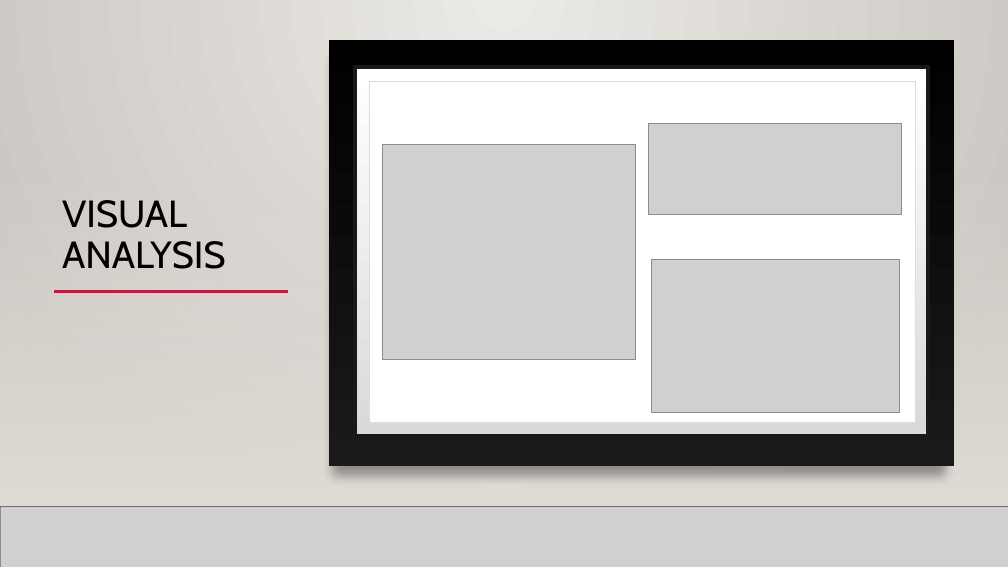
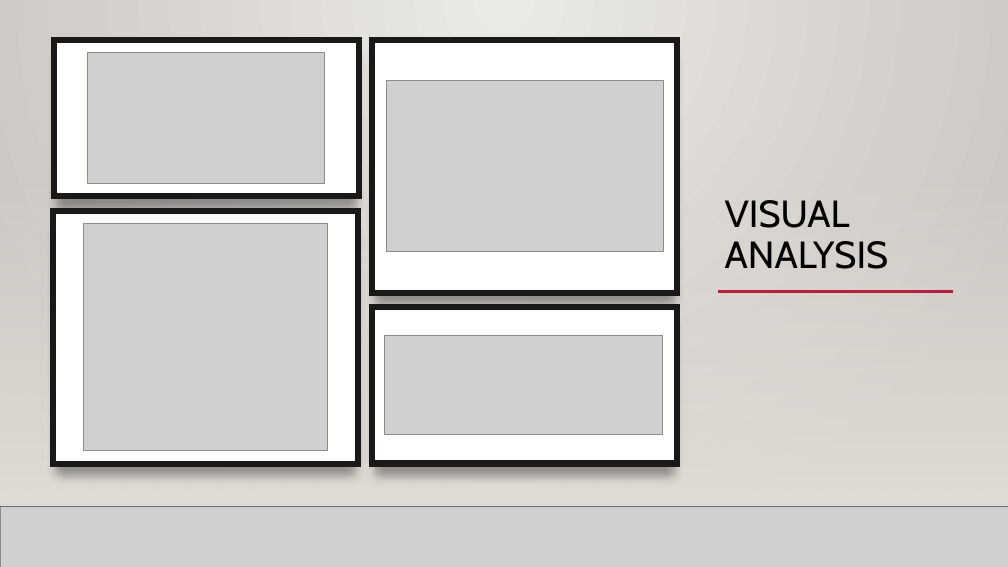
Before and after one commit to Vimal2308/NLP-Capstone-Project, a slide deck: slide 7 of Automatic Ticket Assignment-Final Report.pptx. Drawn at 1008x567 pixels with LibreOffice and Linux fonts; fonts in the diff are those of the drawing; grey boxes stand for pictures; background and template pictures are left out. Boxes give left, top, right and bottom in pixels: in the first picture for what was removed or moved away, otherwise in the second. Text is boxed around its words. In the diff, an @@ line names an element or a change of style, - is before the commit and + after.

```diff
--- a/Automatic Ticket Assignment-Final Report.pptx
+++ b/Automatic Ticket Assignment-Final Report.pptx
@@ rectangle added at <box>54,39,359,197</box>, fill gradient #000001 to #191919 @@
@@ rectangle added at <box>54,40,359,197</box>, fill #FFFFFE, outline #191919 6 pt @@
@@ picture added at <box>87,53,324,184</box> @@
@@ rectangle: place and size @@
-rectangle at <box>329,40,954,466</box>
+rectangle at <box>372,39,678,293</box>
@@ rectangle at <box>372,39,678,293</box>: shadow changed @@
@@ rectangle added at <box>372,40,678,293</box>, fill #FFFFFE, outline #191919 6 pt @@
@@ rectangle removed at <box>355,67,928,436</box> @@
@@ rectangle removed at <box>370,81,916,423</box> @@
@@ picture: place and size @@
-picture at <box>652,259,900,411</box>
+picture at <box>386,80,664,252</box>
@@ picture removed at <box>383,144,636,359</box> @@
@@ title "VISUAL ANALYSIS": place and size @@
-title "VISUAL ANALYSIS" at <box>62,200,226,269</box>
+title "VISUAL ANALYSIS" at <box>725,200,889,269</box>
@@ rectangle added at <box>53,210,358,464</box>, fill gradient #000001 to #191919 @@
@@ rectangle added at <box>53,211,358,464</box>, fill #FFFFFE, outline #191919 6 pt @@
@@ picture added at <box>83,224,327,451</box> @@
@@ line moved from (54, 292) - (288, 292) to (718, 292) - (953, 292) @@
@@ rectangle added at <box>372,307,678,464</box>, fill gradient #000001 to #191919 @@
@@ rectangle added at <box>372,307,678,464</box>, fill #FFFFFE, outline #191919 6 pt @@
@@ picture: place and size @@
-picture at <box>649,123,902,214</box>
+picture at <box>385,336,662,435</box>
@@ rectangle added at <box>54,451,67,464</box>, fill #FF265A @@
```
Also in this commit, not shown: 1 other slide changed.
